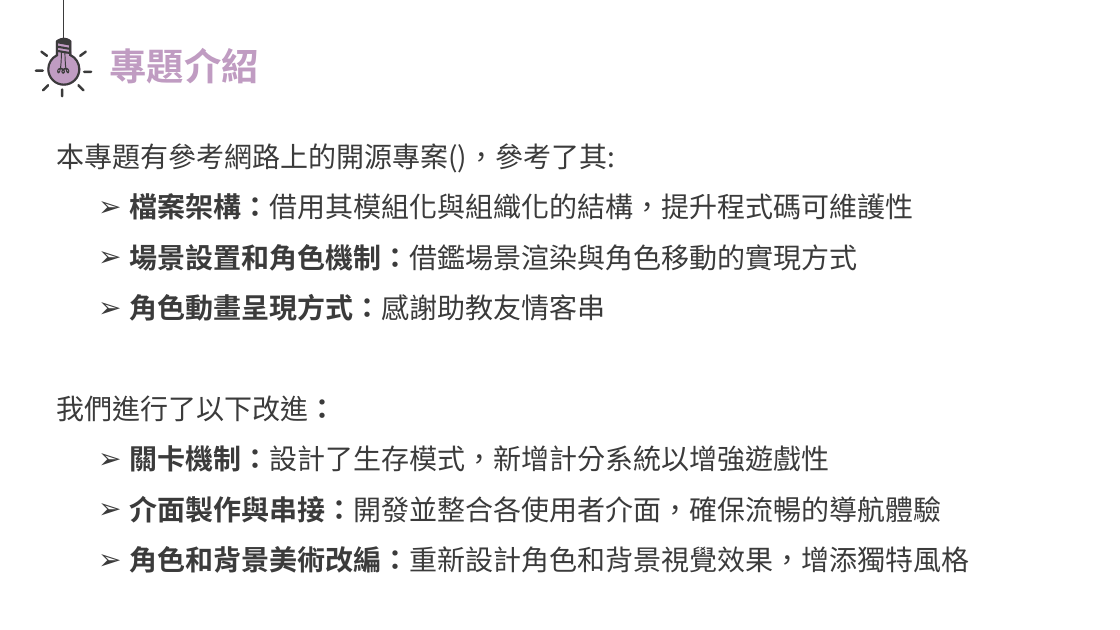
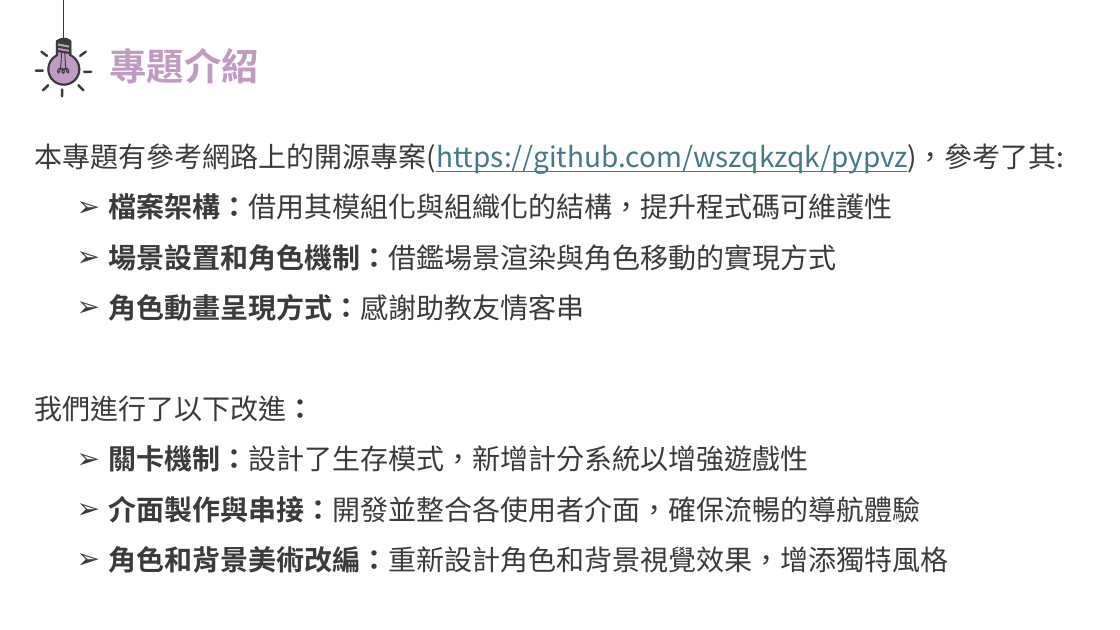
Before and after one commit to yoyo0213/oop-2025-proj-TA_v.s._Professor, a slide deck: slide 2 of oop final project.pptx. Drawn at 1120x630 pixels with LibreOffice and Linux fonts; fonts in the diff are those of the drawing. Boxes give left, top, right and bottom in pixels: in the first picture for what was removed or moved away, otherwise in the second. Text is boxed around its words. In the diff, an @@ line names an element or a change of style, - is before the commit and + after.

Commit message:
add the missing repo link in pptx

```diff
--- a/oop final project.pptx
+++ b/oop final project.pptx
@@ text "本專題有參考網路上的開源專案(https://github.com/wszqkzqk/pypvz)，參考了其:" moved from (x1=56, y1=143, x2=970, y2=573) to (x1=35, y1=143, x2=1065, y2=573) @@
@@ text at (x1=35, y1=143, x2=1065, y2=174): text changed; text colour #3B3B3B to #467886 @@
-本專題有參考網路上的開源專案()，參考了其:
+本專題有參考網路上的開源專案(https://github.com/wszqkzqk/pypvz)，參考了其:
```
